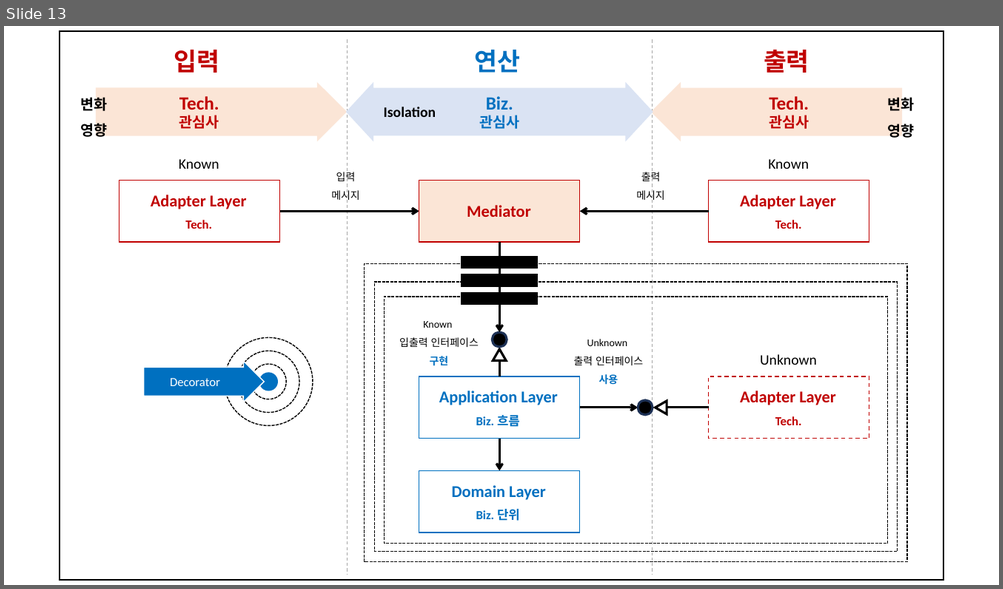
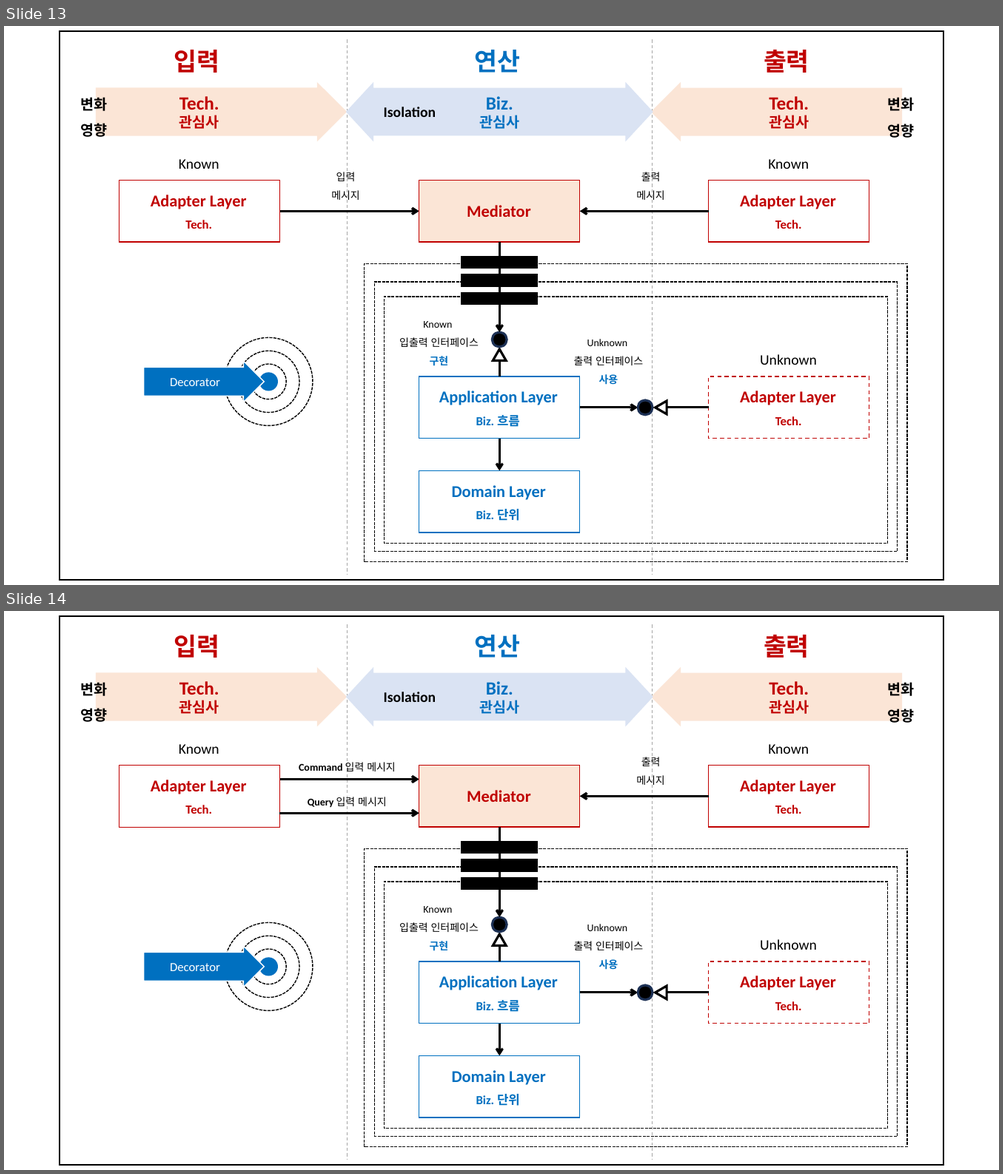
Before and after one commit to hhko/beyondcode, a slide deck: README.pptx. Shown one above the other, each under a label of ours: slide 13 before the commit, slides 13 and 14 after it. The pictures are 1003x589 and 1003x1174 pixels, drawn with LibreOffice and Linux fonts; fonts in the diff are those of the drawing. Boxes give left, top, right and bottom in pixels: in the first picture for what was removed or moved away, otherwise in the second. Text is boxed around its words. In the diff, an @@ line names an element or a change of style, - is before the commit and + after.

Commit message:
docs: 메시지 범주화

```diff
--- a/README.pptx
+++ b/README.pptx
@@ slide 14 added at <box>4,611,999,1170</box>, background #FFFFFF @@
@@ group added at <box>60,616,943,1166</box>: 29 texts, 13 rectangles, 6 arrows, 6 ellipses, 4 lines, 3 right arrows, 2 triangles, 1 left right arrow @@
+Adapter Layer
+Tech.
+Adapter Layer
+Tech.
+Known
+Known
+Application Layer
+Biz. 흐름
+Unknown
+Known
+입출력 인터페이스
+구현
+Unknown
+출력 인터페이스
+사용
+Domain Layer
+Biz. 단위
+Adapter Layer
+Tech.
+Mediator
+Biz.
+관심사
+Tech.
+관심사
+Tech.
+관심사
+입력
+출력
+연산
+Isolation
+변화
+영향
+변화
+영향
+출력
+메시지
+Decorator
+Command 입력 메시지
+Query 입력 메시지
```
Also in this commit, not shown: 5 other files.
